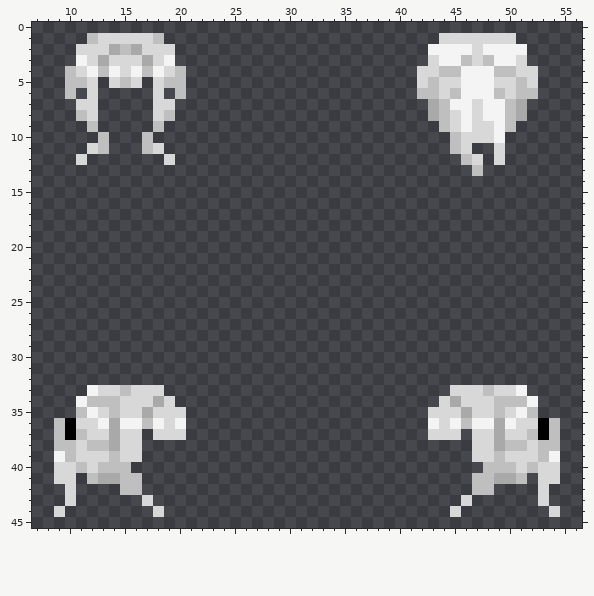
Two versions of one pixel-art sprite, Resources/Textures/_Impstation/Mobs/Customization/Humanoid/hair.rsi/spiderlily.png. Above: the version before the commit.
The file is 64x64 pixels. Shown: x 7..56, y 0..45.
The same view after the edit:
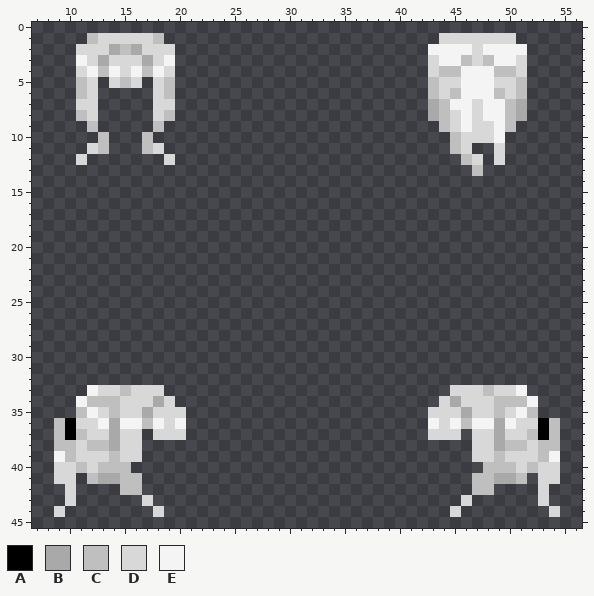
Palette (. is transparent): A #000000  B #a9a9a9  C #bfbfbf  D #d8d8d8  E #f4f4f4
Edits made:
There is now colour C in row 6 at x 11 and 19.
The author cleared colour C in rows 4 to 5 at x 10 and 20; in row 6 at x 10, 20, 42 and 52.
The author cleared colour D in rows 4 to 5 at x 42 and 52.
Where, in picture pixels (left, top, right, bottom), the same in both pictures:
changed: (65, 66, 87, 99)
changed: (164, 66, 186, 99)
erased: (417, 66, 428, 99)
erased: (527, 66, 538, 99)
